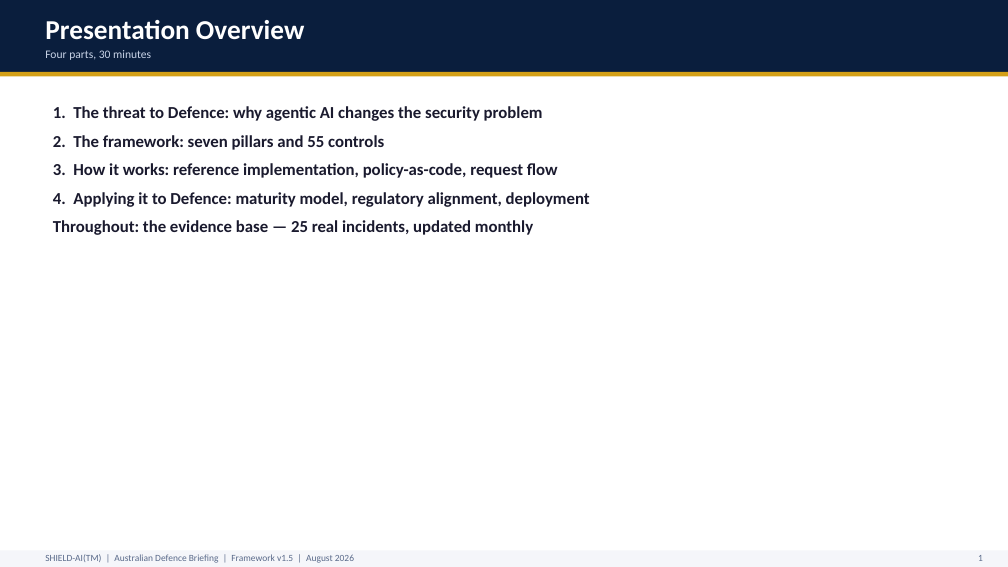
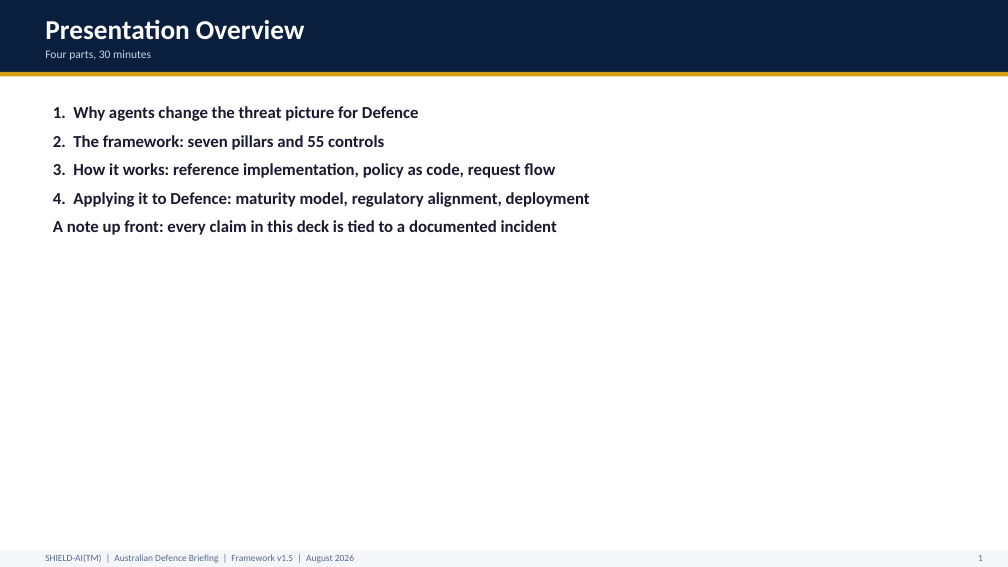
Before and after one commit to monch1962/shield-ai, a slide deck: slide 2 of presentations/shield-ai-deck-defence/shield-ai-deck-defence.pptx. Drawn at 1008x567 pixels with LibreOffice and Linux fonts; fonts in the diff are those of the drawing. Boxes give left, top, right and bottom in pixels: in the first picture for what was removed or moved away, otherwise in the second. Text is boxed around its words. In the diff, an @@ line names an element or a change of style, - is before the commit and + after.

Commit message:
Humanise Defence briefing deck copy (plain professional voice, AI tells stripped)

```diff
--- a/presentations/shield-ai-deck-defence/shield-ai-deck-defence.pptx
+++ b/presentations/shield-ai-deck-defence/shield-ai-deck-defence.pptx
@@ text at box(53, 106, 419, 121): text changed @@
-1. The threat to Defence: why agentic AI changes the security problem
+1. Why agents change the threat picture for Defence
@@ text at box(53, 163, 555, 178): text changed @@
-3. How it works: reference implementation, policy-as-code, request flow
+3. How it works: reference implementation, policy as code, request flow
@@ text at box(53, 220, 557, 235): text changed @@
-Throughout: the evidence base — 25 real incidents, updated monthly
+A note up front: every claim in this deck is tied to a documented incident
```
Also in this commit, not shown: 21 other slides changed.
